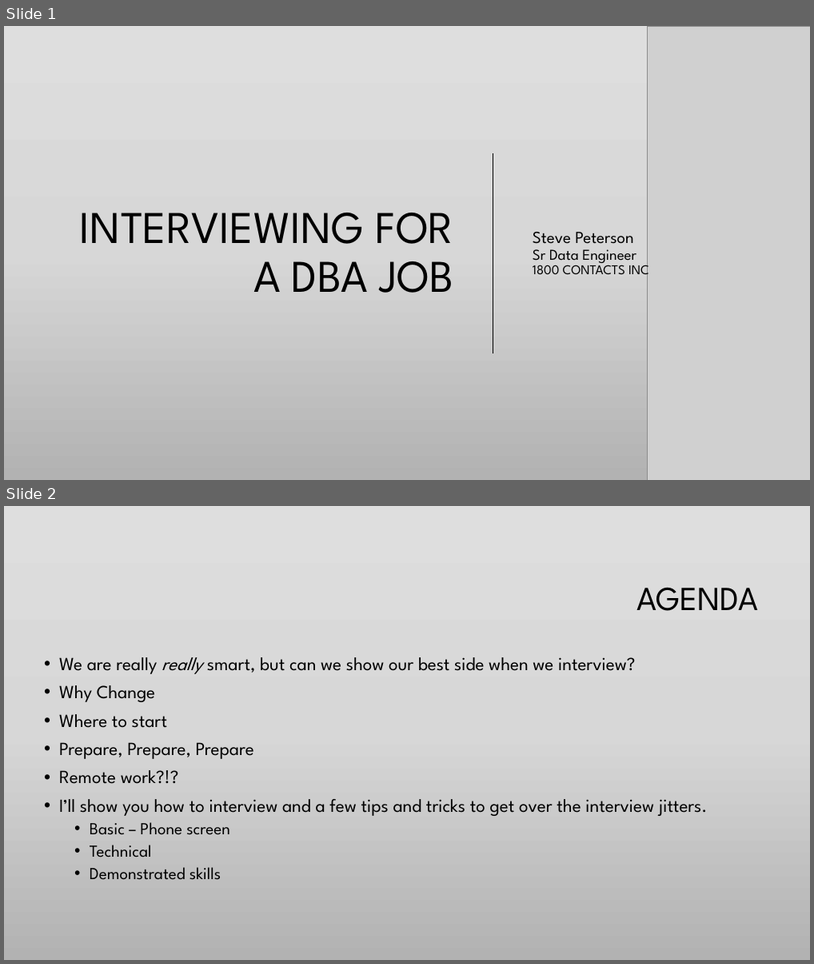
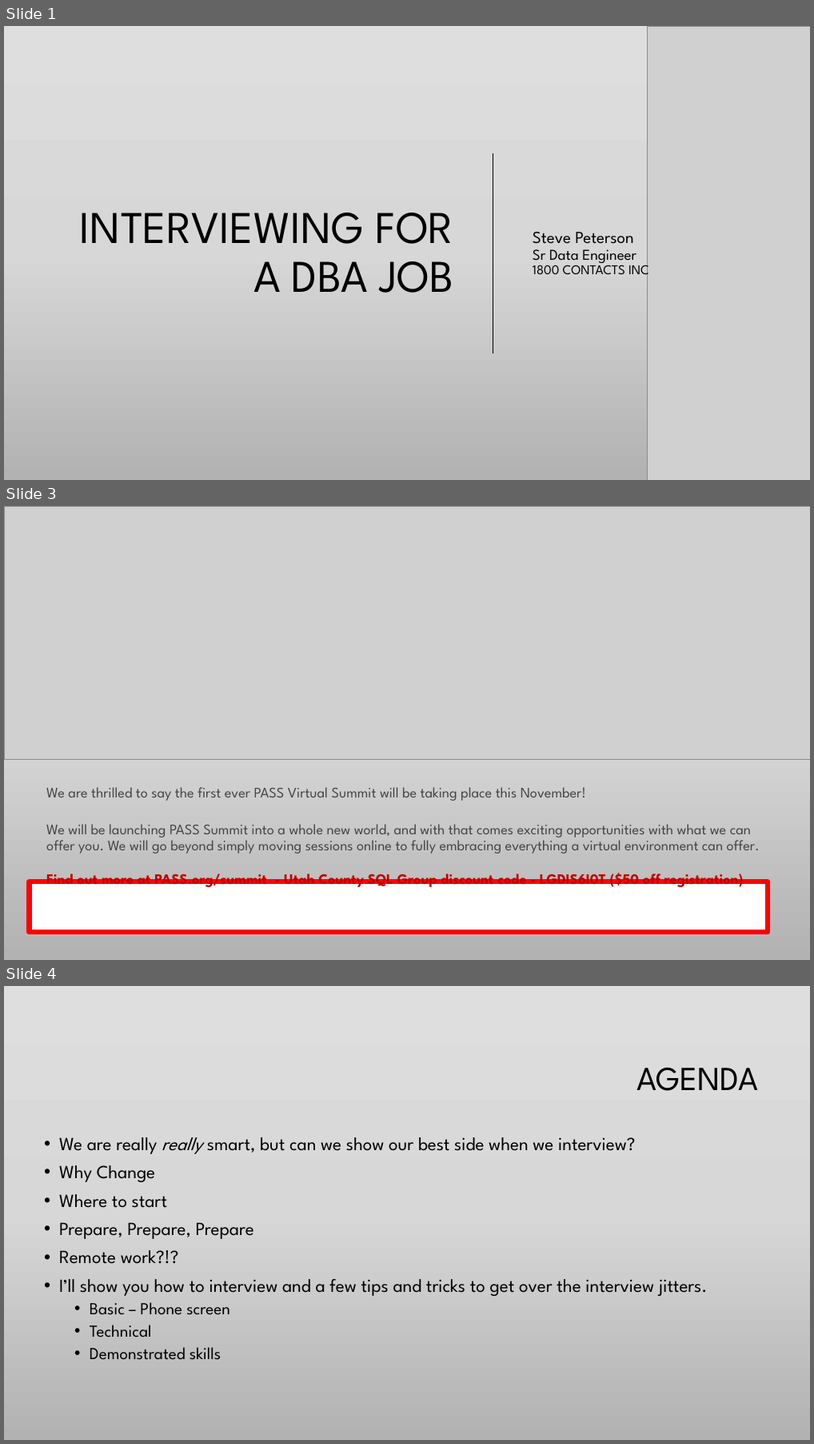
Before and after one commit to SQLFitness/InterviewingForADBAJob, a slide deck: Interviewing for a DBA job and how to Wow your new company.pptx. Shown one above the other, each under a label of ours: slides 1 and 2 before the commit, slides 1, 3 and 4 after it; the slides between them are not shown. The pictures are 814x964 and 814x1444 pixels, drawn with LibreOffice and Linux fonts; fonts in the diff are those of the drawing; grey boxes stand for pictures; background and template pictures are left out. Boxes give left, top, right and bottom in pixels: in the first picture for what was removed or moved away, otherwise in the second. Text is boxed around its words. In the diff, an @@ line names an element or a change of style, - is before the commit and + after.

Commit message:
updated for the presentation

```diff
--- a/Interviewing for a DBA job and how to Wow your new company.pptx
+++ b/Interviewing for a DBA job and how to Wow your new company.pptx
@@ slide 3 added at (x1=4, y1=506, x2=810, y2=960), background gradient #DFDFDF to #D7D7D7 to #B2B2B2 @@
@@ picture added at (x1=4, y1=506, x2=810, y2=759) @@
@@ text added at (x1=46, y1=787, x2=760, y2=889), 17.3 pt, text #454545 @@
+We are thrilled to say the first ever PASS Virtual Summit will be taking place this November!
+We will be launching PASS Summit into a whole new world, and with that comes exciting opportunities with what we can offer you. We will go beyond simply moving sessions online to fully embracing everything a virtual environment can offer.
+Find out more at PASS.org/summit - Utah County SQL Group discount code - LGDIS6I0T ($50 off registration)
@@ rectangle added at (x1=30, y1=882, x2=769, y2=932), fill #FFFFFF, outline #FF0000 6 pt @@
@@ what was slide 2 is now slide 4 @@
```
Also in this commit, not shown: 3 other slides added, 2 other files.
